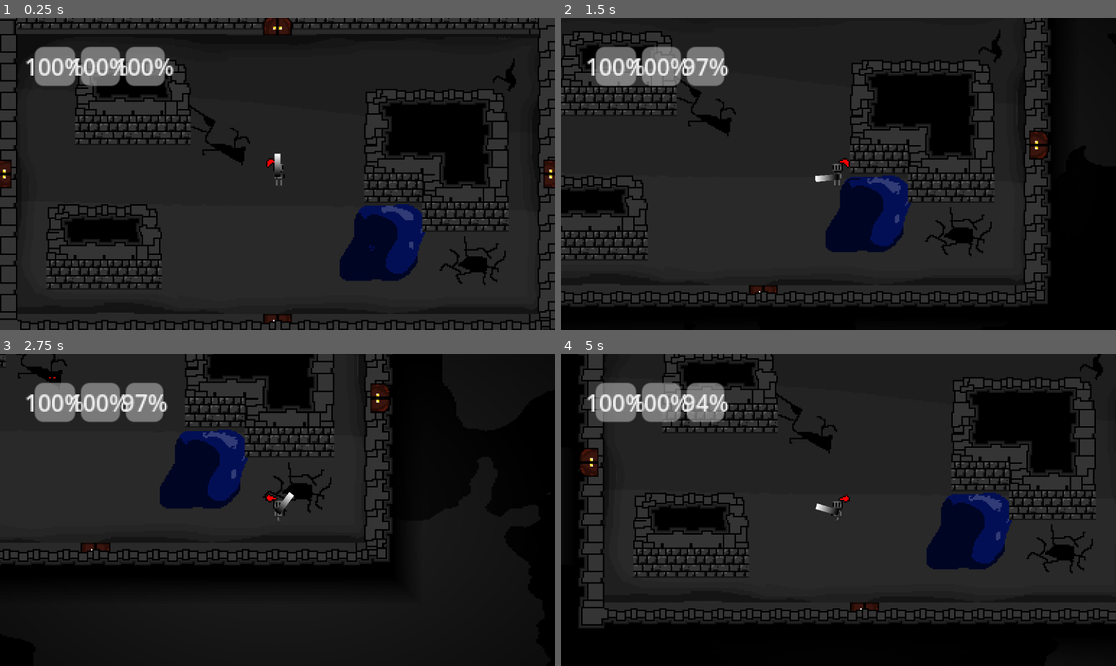
Above: before the commit, frames 1-4 (two rows, left to right).
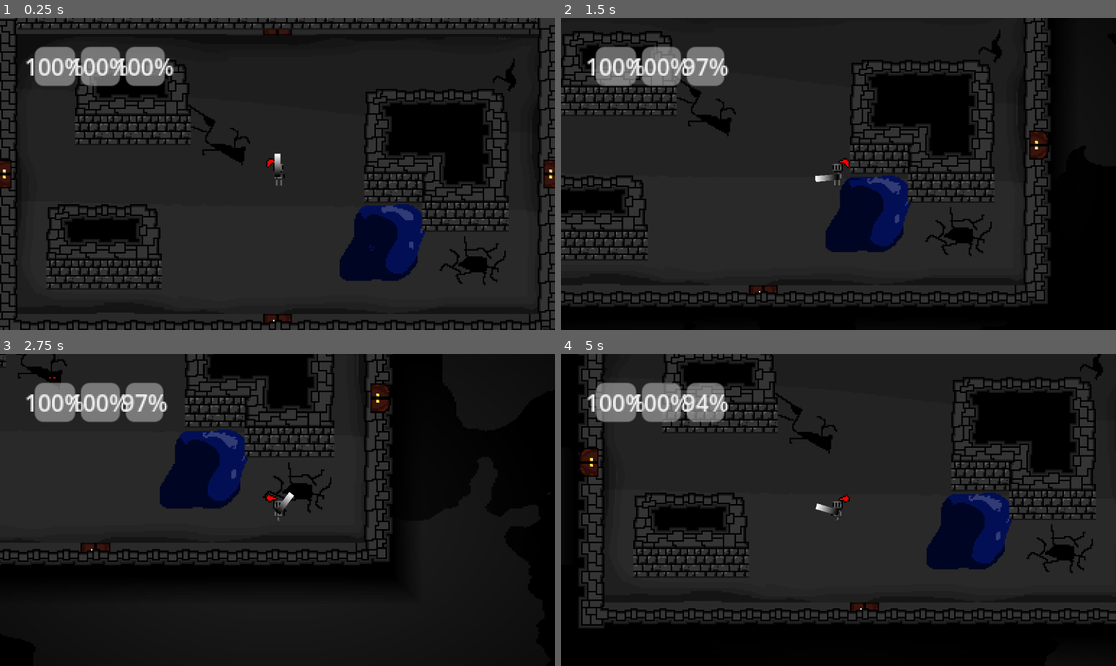
Above: after the commit, the same moments.

Repository: entalk09/infinity_dungeon_gamefiles
Game: Godot game, scene res://scenes/main.tscn
The game is run twice, just before and just after one commit, with the same random seed, the same clock (stepped at 60 frames per second) and the same inputs. The engine's default icon, where the game draws it, is replaced by a stand-in: a white triangle on a blue panel in a dark square.
Inputs (mouse positions are in pixels of both pictures, inside the frame that each line leads up to):
- Up to frame 1 (0.25 s): no input
- Up to frame 2 (1.5 s): tap Enter at 0.5 s; move the mouse to (960, 158) at 0.52 s; hold D (move_right) 0.53-1.28 s; click (960, 158) at 0.6 s; move the mouse to (727, 189) at 1.27 s; hold S (move_down) from 1.28 s (still down); tap E (interact) at 1.35 s
- Up to frame 3 (2.75 s): move the mouse to (333, 441) at 2.02 s; release S (move_down) at 2.03 s; hold D (move_right) from 2.03 s (still down); tap Mouse wheel up (zoom_in) at 2.1 s
- Up to frame 4 (5 s): move the mouse to (810, 572) at 2.77 s; release D (move_right) at 2.78 s; hold W (move_up) 2.78-3.53 s; tap Mouse wheel down (zoom_out) at 2.85 s; move the mouse to (1005, 556) at 3.52 s; hold A (move_left) from 3.53 s (still down); click (1005, 556) at 3.6 s; move the mouse to (672, 463) at 4.27 s; tap E (interact) at 4.35 s

The runs differ from the first frame. In frame 1, 2.7% of the frame differs, in the area x 0-100%, y 0-100%; in frame 2, 1.7%; in frame 3, 0.9%; in frame 4, 1.9%.

Commit message:
fixed autotileing on inverted corners on the outer tiles

Diff:
--- a/Wall_Tileset_Default.tres
+++ b/Wall_Tileset_Default.tres
@@ -201,6 +201,7 @@
 10:0/size_in_atlas = Vector2i(2, 3)
 10:0/0 = 0
 10:0/0/texture_origin = Vector2i(-10, 20)
+10:0/0/z_index = 1
 10:0/0/terrain_set = 0
 10:0/0/terrain = 1
 10:0/0/physics_layer_0/polygon_0/points = PackedVector2Array(-10, -30, 10, -30, 10, 10, -10, 10)
@@ -210,6 +211,7 @@
 9:0/size_in_atlas = Vector2i(1, 3)
 9:0/0 = 0
 9:0/0/texture_origin = Vector2i(0, 20)
+9:0/0/z_index = 1
 9:0/0/terrain_set = 0
 9:0/0/terrain = 1
 9:0/0/physics_layer_0/polygon_0/points = PackedVector2Array(-10, -30, 10, -30, 10, -5, -10, -5)
@@ -221,6 +223,7 @@
 7:0/size_in_atlas = Vector2i(2, 3)
 7:0/0 = 0
 7:0/0/texture_origin = Vector2i(10, 20)
+7:0/0/z_index = 1
 7:0/0/terrain_set = 0
 7:0/0/terrain = 1
 7:0/0/physics_layer_0/polygon_0/points = PackedVector2Array(-10, -30, 10, -30, 10, 10, -10, 10)
@@ -290,6 +293,58 @@
 9:3/0/terrains_peering_bit/top_left_corner = 1
 9:3/0/terrains_peering_bit/top_side = 1
 9:3/0/terrains_peering_bit/top_right_corner = 1
+12:1/size_in_atlas = Vector2i(1, 2)
+12:1/0 = 0
+12:1/0/texture_origin = Vector2i(0, 10)
+12:1/0/z_index = 2
+12:1/0/terrain_set = 0
+12:1/0/terrain = 1
+12:1/0/physics_layer_0/polygon_0/points = PackedVector2Array(-10, -30, 10, -30, 10, -5, -10, -5)
+12:1/0/terrains_peering_bit/right_side = 1
+12:1/0/terrains_peering_bit/bottom_right_corner = 1
+12:1/0/terrains_peering_bit/bottom_side = 1
+12:1/0/terrains_peering_bit/bottom_left_corner = 1
+12:1/0/terrains_peering_bit/left_side = 1
+12:1/0/terrains_peering_bit/top_left_corner = 1
+12:1/0/terrains_peering_bit/top_side = 1
+13:1/size_in_atlas = Vector2i(1, 2)
+13:1/0 = 0
+13:1/0/texture_origin = Vector2i(0, 10)
+13:1/0/z_index = 2
+13:1/0/terrain_set = 0
+13:1/0/terrain = 1
+13:1/0/physics_layer_0/polygon_0/points = PackedVector2Array(-10, -30, 10, -30, 10, -5, -10, -5)
+13:1/0/terrains_peering_bit/right_side = 1
+13:1/0/terrains_peering_bit/bottom_right_corner = 1
+13:1/0/terrains_peering_bit/bottom_side = 1
+13:1/0/terrains_peering_bit/bottom_left_corner = 1
+13:1/0/terrains_peering_bit/left_side = 1
+13:1/0/terrains_peering_bit/top_side = 1
+13:1/0/terrains_peering_bit/top_right_corner = 1
+13:0/0 = 0
+13:0/0/z_index = 10
+13:0/0/terrain_set = 0
+13:0/0/terrain = 1
+13:0/0/physics_layer_0/polygon_0/points = PackedVector2Array(-10, 0, 10, 0, 10, 10, -10, 10)
+13:0/0/terrains_peering_bit/right_side = 1
+13:0/0/terrains_peering_bit/bottom_right_corner = 1
+13:0/0/terrains_peering_bit/bottom_side = 1
+13:0/0/terrains_peering_bit/left_side = 1
+13:0/0/terrains_peering_bit/top_left_corner = 1
+13:0/0/terrains_peering_bit/top_side = 1
+13:0/0/terrains_peering_bit/top_right_corner = 1
+12:0/0 = 0
+12:0/0/z_index = 10
+12:0/0/terrain_set = 0
+12:0/0/terrain = 1
+12:0/0/physics_layer_0/polygon_0/points = PackedVector2Array(-10, 0, 10, 0, 10, 10, -10, 10)
+12:0/0/terrains_peering_bit/right_side = 1
+12:0/0/terrains_peering_bit/bottom_side = 1
+12:0/0/terrains_peering_bit/bottom_left_corner = 1
+12:0/0/terrains_peering_bit/left_side = 1
+12:0/0/terrains_peering_bit/top_left_corner = 1
+12:0/0/terrains_peering_bit/top_side = 1
+12:0/0/terrains_peering_bit/top_right_corner = 1
 
 [resource]
 tile_size = Vector2i(20, 20)
Binary file changed: rooms/infinity_dungeon_tiles.png
Not shown, changed: wall_map.tscn
